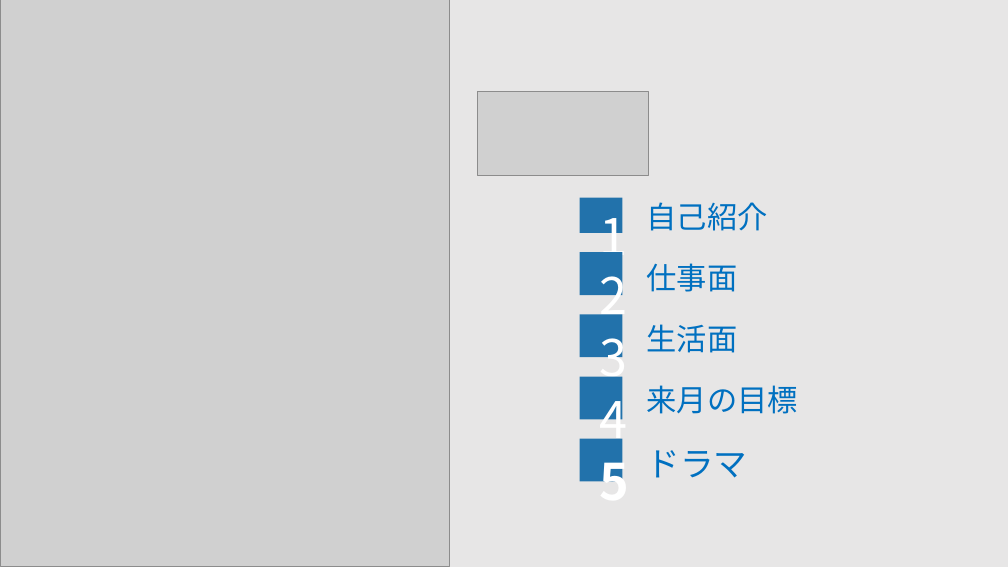
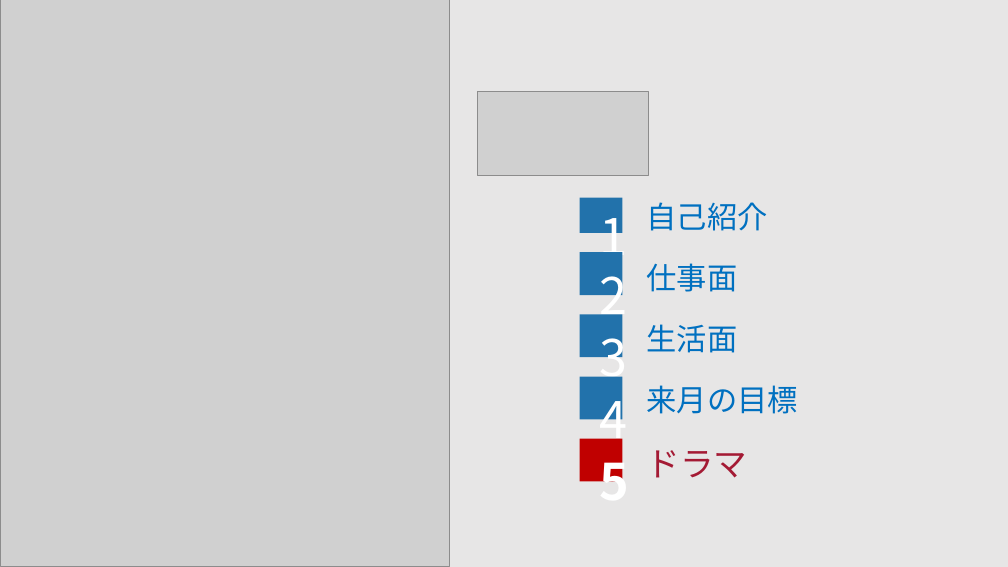
Before and after one commit to mashihao/GoogleMap, a slide deck: slide 2 of 中間発表会(尹鴻濤).pptx. Drawn at 1008x567 pixels with LibreOffice and Linux fonts; fonts in the diff are those of the drawing; grey boxes stand for pictures. Boxes give left, top, right and bottom in pixels: in the first picture for what was removed or moved away, otherwise in the second. Text is boxed around its words. In the diff, an @@ line names an element or a change of style, - is before the commit and + after.

```diff
--- a/中間発表会(尹鴻濤).pptx
+++ b/中間発表会(尹鴻濤).pptx
@@ rectangle at [580, 438, 623, 482]: fill #2272AB to #C00000 @@
@@ text "ドラマ" at [647, 450, 748, 478]: text colour #0070C0 to #A41A34 @@
```
Also in this commit, not shown: 3 other slides changed, 3 slides removed.
